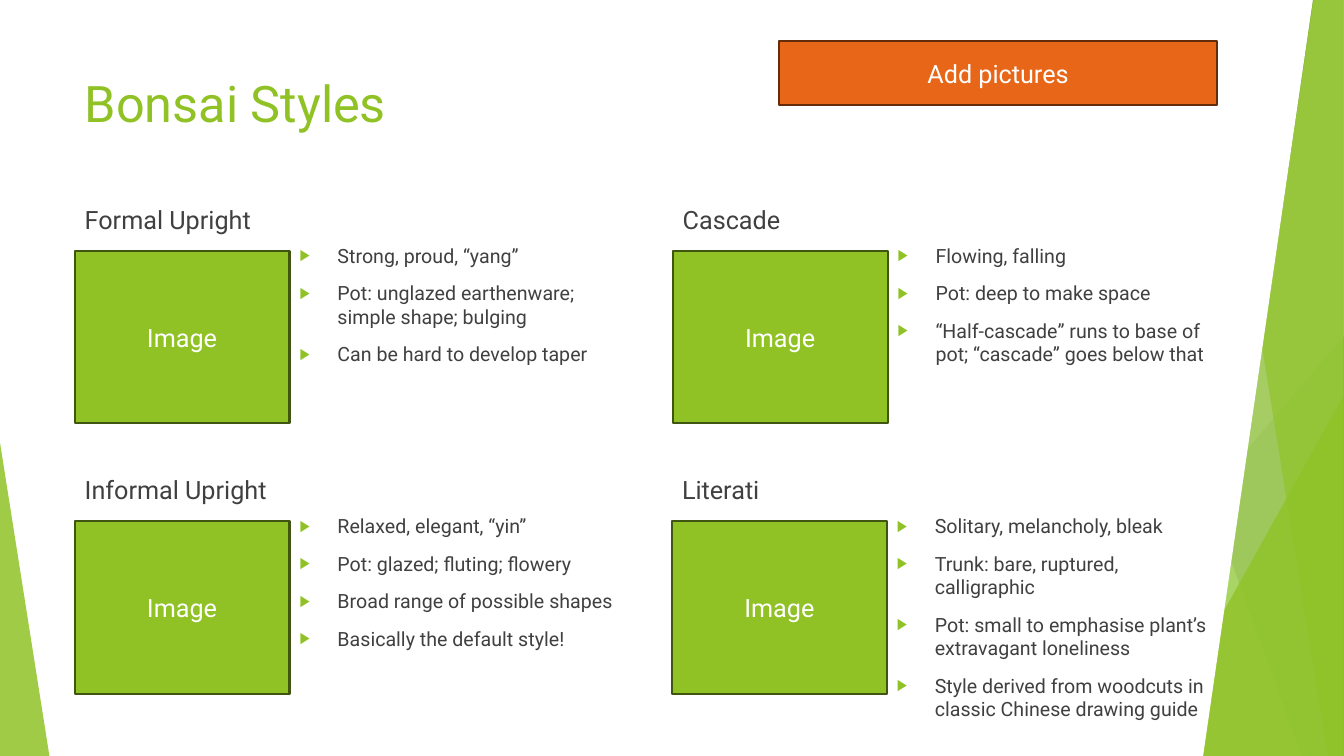
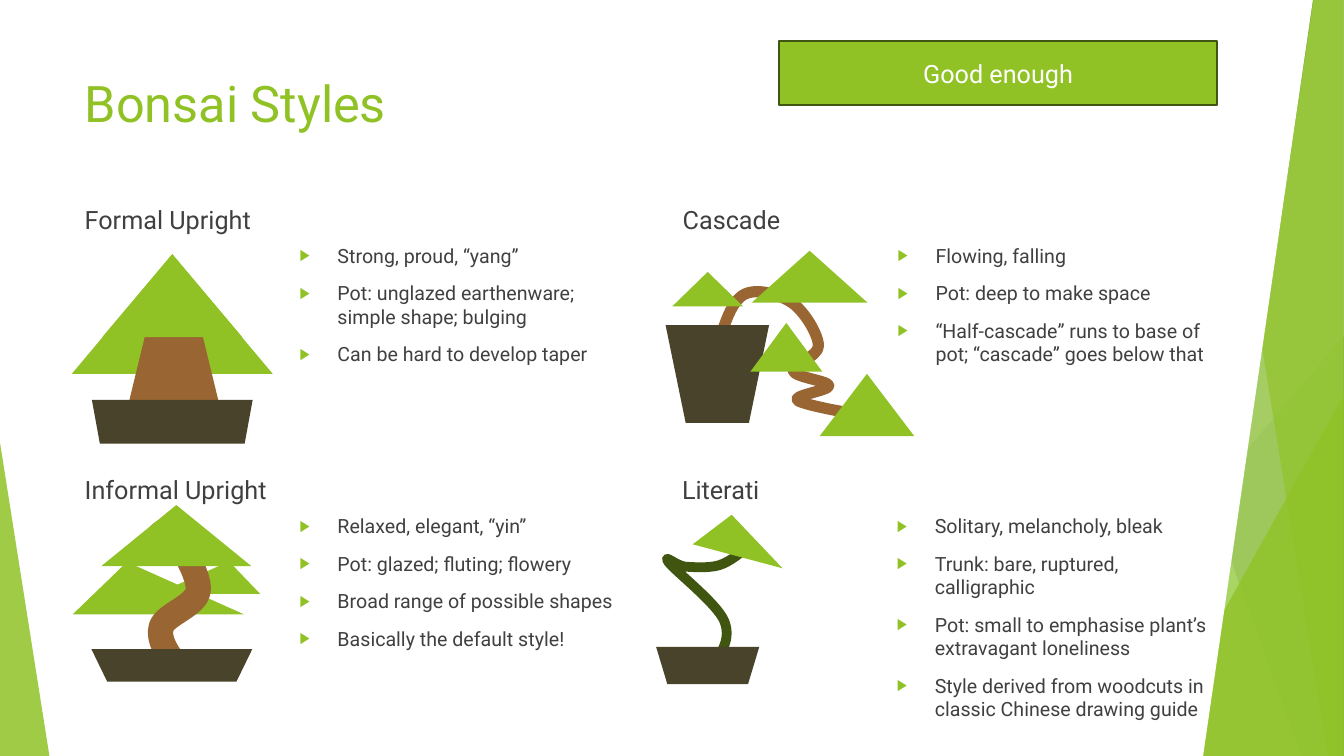
Before and after one commit to AlexLabram/Bonsai, a slide deck: slide 13 of WGCourse/Bonsai On A Budget (running).pptx. Drawn at 1344x756 pixels with LibreOffice and Linux fonts; fonts in the diff are those of the drawing. Boxes give left, top, right and bottom in pixels: in the first picture for what was removed or moved away, otherwise in the second. Text is boxed around its words. In the diff, an @@ line names an element or a change of style, - is before the commit and + after.

Commit message:
Added images for Authenticity, Drama, Styles

```diff
--- a/WGCourse/Bonsai On A Budget (running).pptx
+++ b/WGCourse/Bonsai On A Budget (running).pptx
@@ rectangle "Good enough" at box(779, 41, 1217, 106): fill #E76618 to #90C226; outline #652D0B 1.5 pt to #3F5511 1.5 pt @@
@@ text in rectangle at box(923, 64, 1073, 89): text changed @@
-Add pictures
+Good enough
@@ triangle added at box(72, 254, 272, 374), fill #90C226 @@
@@ rectangle removed at box(75, 251, 289, 423) @@
-Image
@@ triangle added at box(103, 254, 243, 337), fill #90C226 @@
@@ rectangle removed at box(673, 251, 887, 423) @@
-Image
@@ triangle added at box(752, 251, 868, 303), fill #90C226 @@
@@ triangle added at box(673, 272, 743, 307), fill #90C226 @@
@@ freeform shape added at box(717, 291, 871, 415), outline #996633 8 pt @@
@@ trapezoid added at box(127, 315, 222, 412), fill #996633 @@
@@ trapezoid added at box(665, 326, 769, 423), fill #48432A @@
@@ triangle added at box(750, 323, 822, 371), fill #90C226 @@
@@ triangle added at box(820, 374, 914, 437), fill #90C226 @@
@@ trapezoid added at box(92, 400, 253, 444), fill #48432A @@
@@ triangle added at box(102, 505, 252, 567), fill #90C226 @@
@@ triangle added at box(693, 507, 793, 568), fill #90C226 @@
@@ rectangle removed at box(75, 521, 289, 694) @@
-Image
@@ freeform shape added at box(149, 531, 199, 667), outline #996633 18 pt @@
@@ rectangle removed at box(673, 521, 887, 694) @@
-Image
@@ triangle added at box(73, 563, 244, 615), fill #90C226 @@
@@ triangle added at box(157, 562, 260, 594), fill #90C226 @@
@@ freeform shape added at box(667, 542, 747, 667), outline #3F5511 7 pt @@
@@ trapezoid added at box(92, 649, 253, 682), fill #48432A @@
@@ trapezoid added at box(656, 647, 759, 685), fill #48432A @@
```
Also in this commit, not shown: 5 other slides changed.
